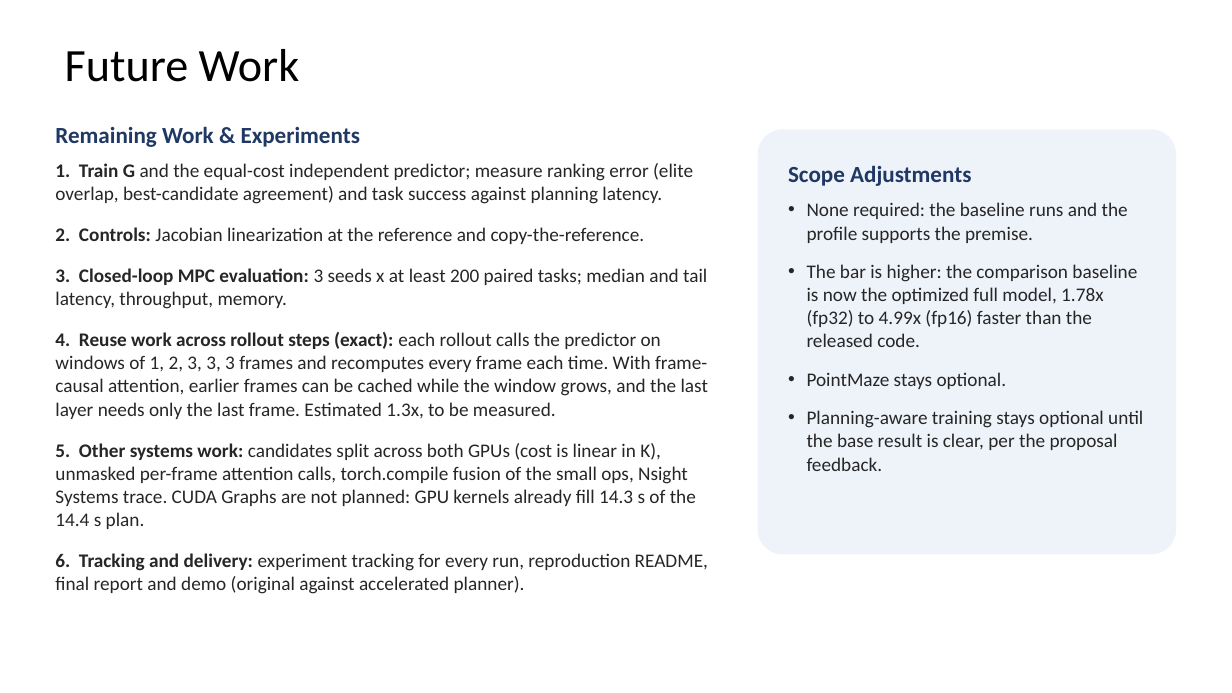
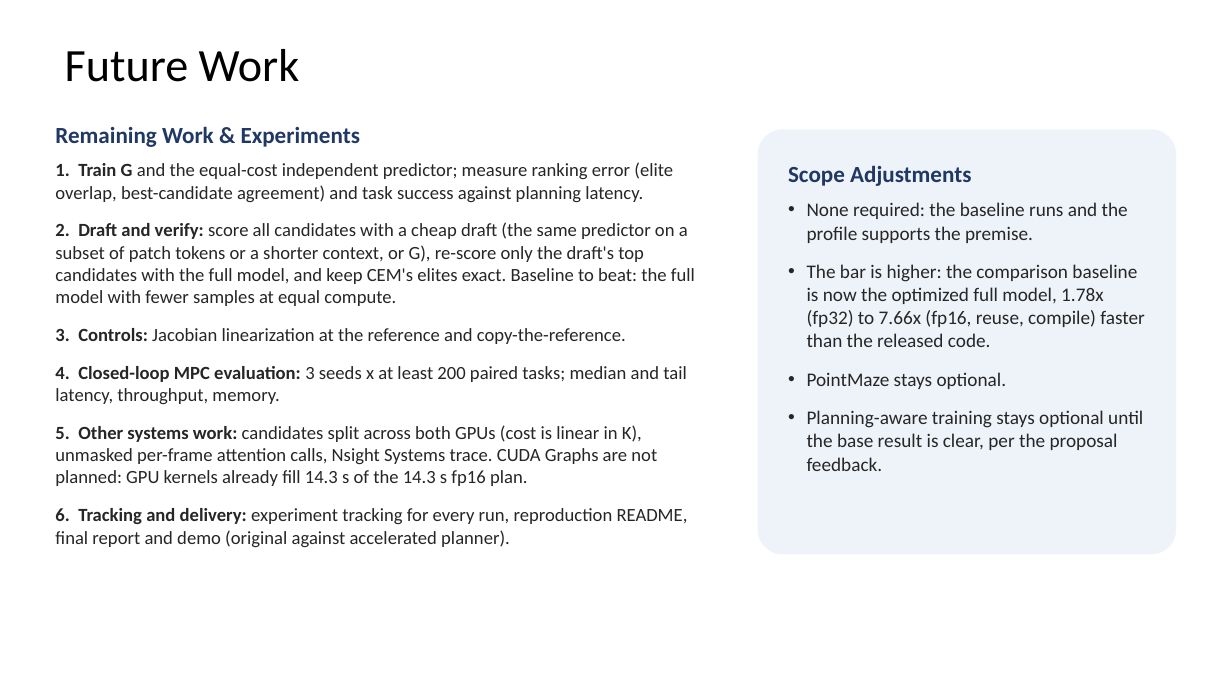
Before and after one commit to WT-MM/hpml-wm-planning, a slide deck: slide 9 of docs/HPML_Midpoint_Report_Team28.pptx (slide 8 before the commit). Drawn at 1232x693 pixels with LibreOffice and Linux fonts; fonts in the diff are those of the drawing. Boxes give left, top, right and bottom in pixels: in the first picture for what was removed or moved away, otherwise in the second. Text is boxed around its words. In the diff, an @@ line names an element or a change of style, - is before the commit and + after.

```diff
--- a/docs/HPML_Midpoint_Report_Team28.pptx
+++ b/docs/HPML_Midpoint_Report_Team28.pptx
@@ text at [55, 162, 688, 547]: size 15 to 14.5 pt in "1. Train G and the equal-cost independent ...", "6. Tracking and delivery: experiment tracking for ..."; less space between paragraphs @@
@@ text at [55, 222, 695, 486]: text changed; size 15 to 14.5 pt @@
-2. Controls: Jacobian linearization at the reference and copy-the-reference.
-3. Closed-loop MPC evaluation: 3 seeds x at least 200 paired tasks; median and tail latency, throughput, memory.
-4. Reuse work across rollout steps (exact): each rollout calls the predictor on windows of 1, 2, 3, 3, 3 frames and recomputes every frame each time. With frame-causal attention, earlier frames can be cached while the window grows, and the last layer needs only the last frame. Estimated 1.3x, to be measured.
-5. Other systems work: candidates split across both GPUs (cost is linear in K), unmasked per-frame attention calls, torch.compile fusion of the small ops, Nsight Systems trace. CUDA Graphs are not planned: GPU kernels already fill 14.3 s of the 14.4 s plan.
+2. Draft and verify: score all candidates with a cheap draft (the same predictor on a subset of patch tokens or a shorter context, or G), re-score only the draft's top candidates with the full model, and keep CEM's elites exact. Baseline to beat: the full model with fewer samples at equal compute.
+3. Controls: Jacobian linearization at the reference and copy-the-reference.
+4. Closed-loop MPC evaluation: 3 seeds x at least 200 paired tasks; median and tail latency, throughput, memory.
+5. Other systems work: candidates split across both GPUs (cost is linear in K), unmasked per-frame attention calls, Nsight Systems trace. CUDA Graphs are not planned: GPU kernels already fill 14.3 s of the 14.3 s fp16 plan.
@@ text in rounded rectangle at [807, 264, 1144, 347]: text changed @@
-• The bar is higher: the comparison baseline is now the optimized full model, 1.78x (fp32) to 4.99x (fp16) faster than the released code.
+• The bar is higher: the comparison baseline is now the optimized full model, 1.78x (fp32) to 7.66x (fp16, reuse, compile) faster than the released code.
```
Also in this commit, not shown: 6 other slides changed, 1 slide added, 42 other files.
